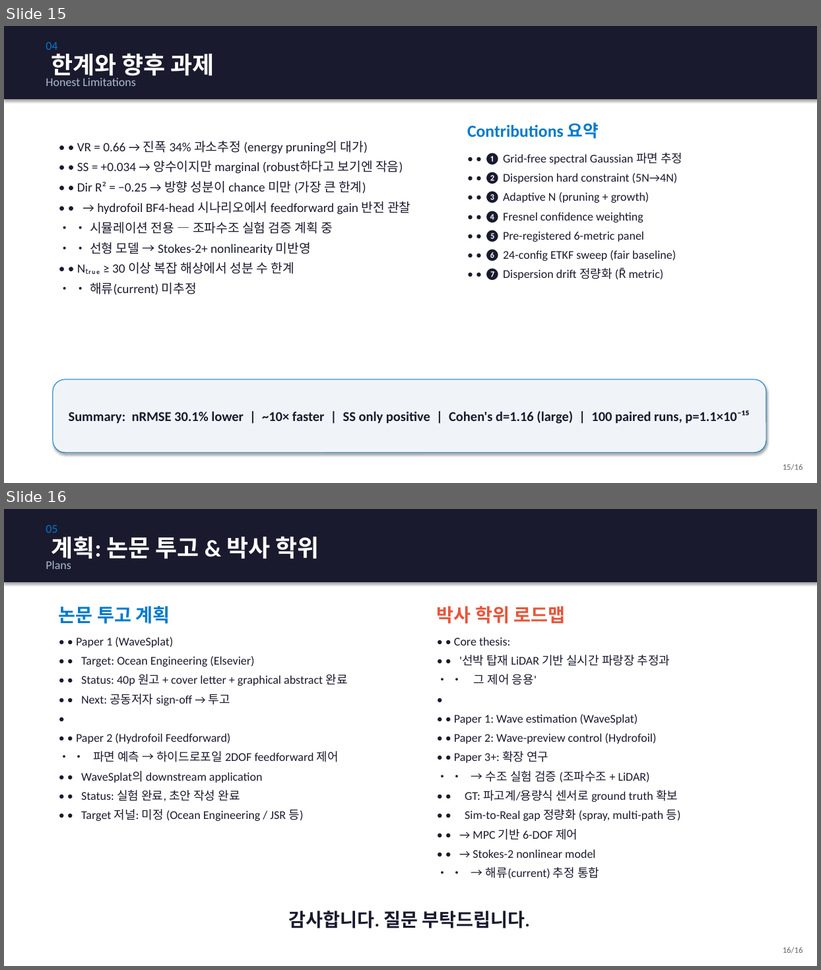
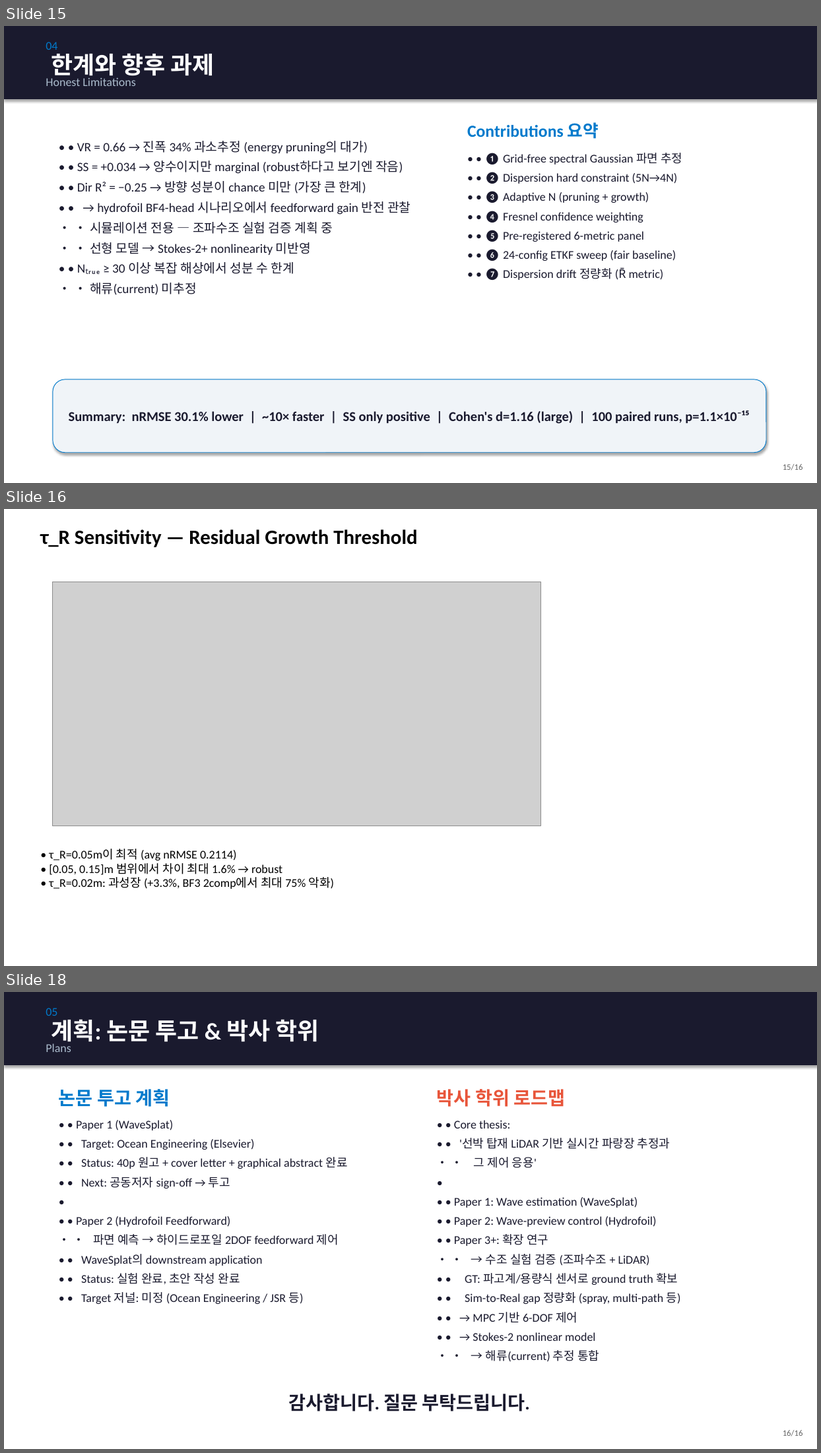
Before and after one commit to SAEYONGPARK94/wavesplat, a slide deck: wavesplat/docs/labmeeting_wavesplat.pptx. Shown one above the other, each under a label of ours: slides 15 and 16 before the commit, slides 15, 16 and 18 after it; the slides between them are not shown. The pictures are 821x970 and 821x1453 pixels, drawn with LibreOffice and Linux fonts; fonts in the diff are those of the drawing; grey boxes stand for pictures. Boxes give left, top, right and bottom in pixels: in the first picture for what was removed or moved away, otherwise in the second. Text is boxed around its words. In the diff, an @@ line names an element or a change of style, - is before the commit and + after.

```diff
--- a/wavesplat/docs/labmeeting_wavesplat.pptx
+++ b/wavesplat/docs/labmeeting_wavesplat.pptx
@@ slide 16 added at (4,509,817,966), background #FFFFFF @@
@@ text added at (40,529,417,547), 24 pt, text #000000, bold @@
+τ_R Sensitivity — Residual Growth Threshold
@@ picture added at (53,582,541,826) @@
@@ text added at (49,849,335,889), 14 pt, text #000000 @@
+• τ_R=0.05m이 최적 (avg nRMSE 0.2114)
+• [0.05, 0.15]m 범위에서 차이 최대 1.6% → robust
+• τ_R=0.02m: 과성장 (+3.3%, BF3 2comp에서 최대 75% 악화)
@@ what was slide 16 is now slide 18 @@
```
Also in this commit, not shown: 1 other slide added, 11 other files.
